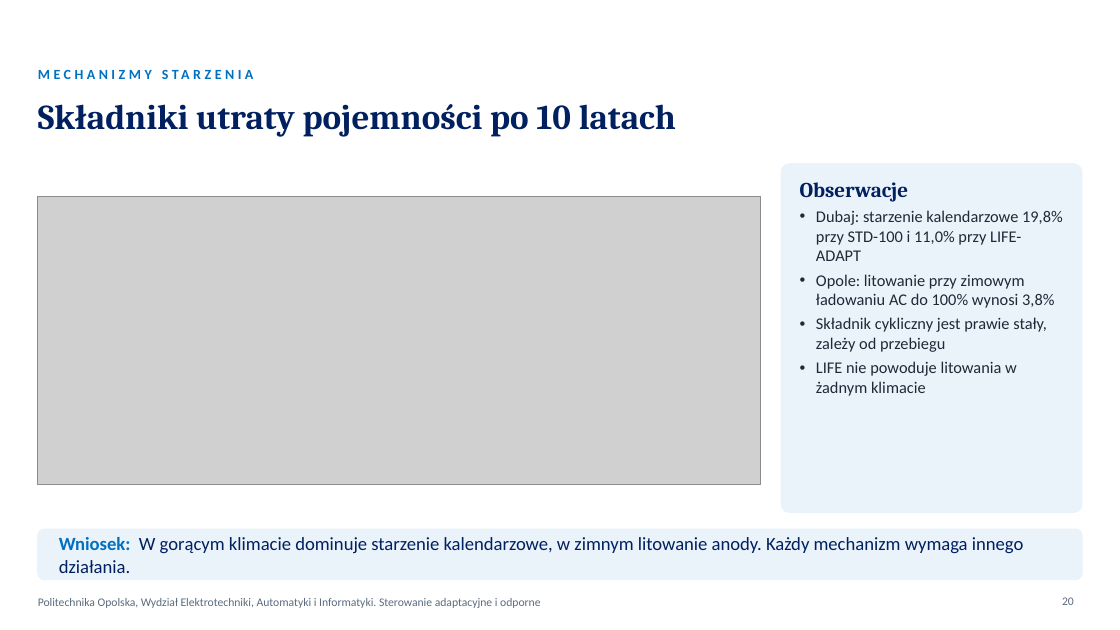
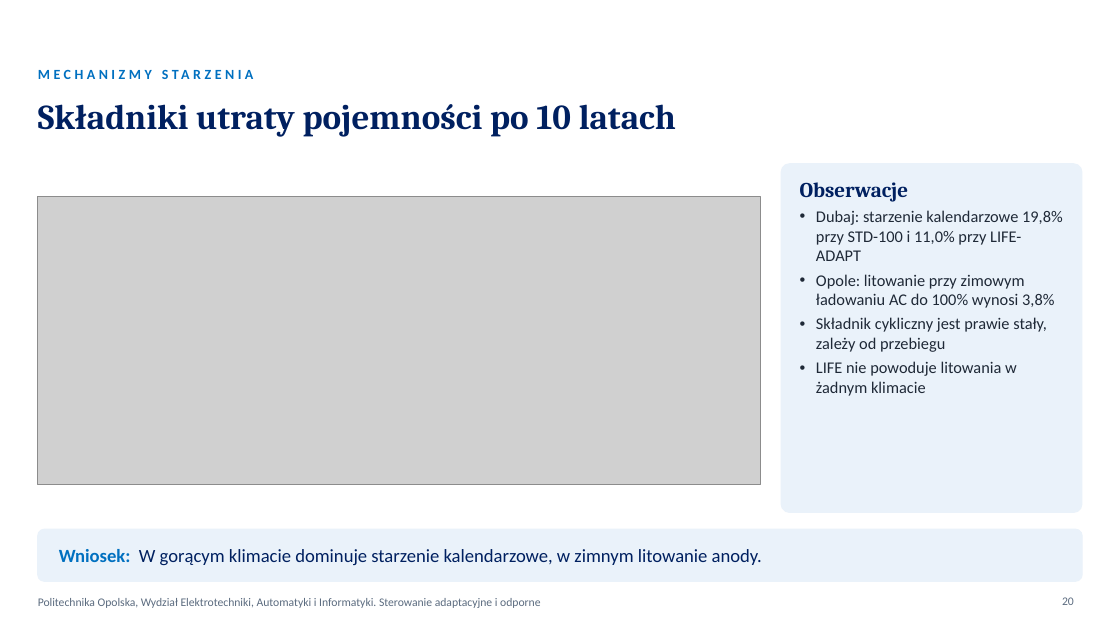
Before and after one commit to KarolFabianek/Adaptive-and-robust-control, a slide deck: slide 20 of Prezentacja/BTMS_PROJEKT_FABIANEK_FORTUNA.pptx. Drawn at 1120x630 pixels with LibreOffice and Linux fonts; fonts in the diff are those of the drawing; grey boxes stand for pictures; background and template pictures are left out. Boxes give left, top, right and bottom in pixels: in the first picture for what was removed or moved away, otherwise in the second. Text is boxed around its words. In the diff, an @@ line names an element or a change of style, - is before the commit and + after.

```diff
--- a/Prezentacja/BTMS_PROJEKT_FABIANEK_FORTUNA.pptx
+++ b/Prezentacja/BTMS_PROJEKT_FABIANEK_FORTUNA.pptx
@@ rounded rectangle at <box>38,529,1082,581</box>: proportions changed @@
@@ text at <box>59,549,762,565</box>: text changed @@
-Wniosek: W gorącym klimacie dominuje starzenie kalendarzowe, w zimnym litowanie anody. Każdy mechanizm wymaga innego działania.
+Wniosek: W gorącym klimacie dominuje starzenie kalendarzowe, w zimnym litowanie anody.
```
Also in this commit, not shown: 26 other slides changed, 8 other files.
